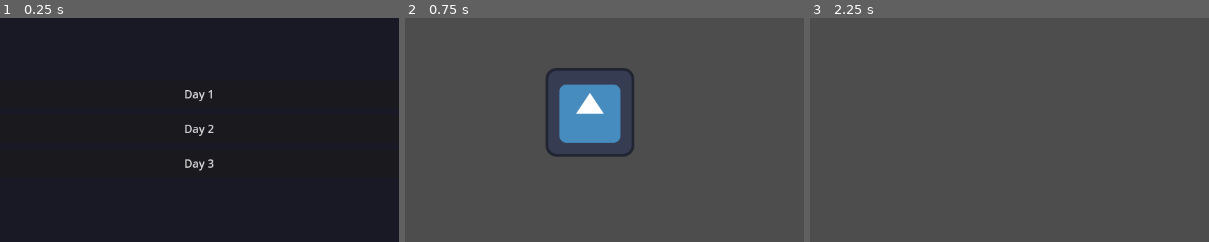
Above: before the commit, frames 1-3 (left to right).
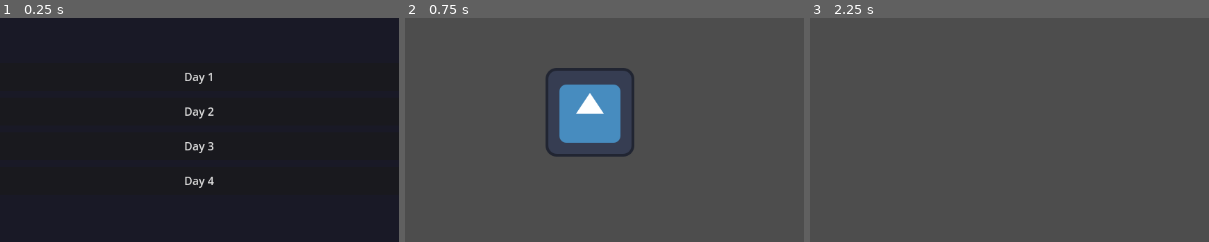
Above: after the commit, the same moments.

Repository: dzlk/adventofcode2025
Game: Godot game, scene res://scenes/main_menu.tscn
Same seed, same stepped clock (60 frames per second), same inputs: the game is played once before the commit and once after it. The engine's default icon, where the game draws it, is replaced by a stand-in: a white triangle on a blue panel in a dark square.
Inputs:
- Up to frame 1 (0.25 s): no input
- Up to frame 2 (0.75 s): click "Day 1" at 0.5 s
- Up to frame 3 (2.25 s): click "Back to Menu" at 1.25 s; click "Day 2" at 2 s
The pictures show only the part of the screen within x 25-75%, y 34-84%; the shares and areas given below are measured in that part.

The runs differ from the first frame. In frame 1, 1.0% of the frame differs, in the area x 46-54%, y 24-76%; in frame 2, nothing differs; in frame 3, nothing differs.
Error after the commit: Invalid call. Nonexistent function 'error' in base 'Nil'. (res://scripts/base_day.gd:42)

Commit message:
Add day 4. Add Logger

Diff:
--- /dev/null
+++ b/days/day04/day04.gd
@@ -0,0 +1,80 @@
+extends BaseDay
+
+var dirs = [
+	Vector2(-1, -1),
+	Vector2(0, -1),
+	Vector2(1, -1),
+	Vector2(-1, 0),
+	Vector2(1, 0),
+	Vector2(-1, 1),
+	Vector2(0, 1),
+	Vector2(1, 1),
+]
+
+func _init() -> void:
+	super()
+
+	day = 4
+	title = "Day 4: Printing Department"
+
+	file = 'input.txt'
+
+	logger.toggle_log_debug(false)
+
+func solve_part_one(input: String) -> Variant:
+	var grid = Globals.parse_grid(input_to_lines(input, false))
+
+	return solve(grid, false)
+
+func solve_part_two(input: String) -> Variant:
+	var grid = Globals.parse_grid(input_to_lines(input, false))
+
+	return solve(grid, true)
+
+func solve(grid, extract_fast: bool) -> int:
+	logger.info("running solving... (extract_fast=%s)" % extract_fast)
+
+	var w = grid[0].size();
+	var h = grid.size()
+
+	logger.log_grid(grid)
+
+	var res = 0
+
+	while true:
+		var prev_res = res
+		for y in range(grid.size()):
+			var line = grid[y]
+			for x in range(line.size()):
+				if grid[y][x] == ".":
+					continue
+
+				var v = Vector2(x, y)
+
+				var count = 0
+				for dir in dirs:
+					var nv = v + dir
+					if nv.x < 0 || nv.y < 0 || nv.x >= w || nv.y >= h:
+						continue
+					var value = get_value(grid, nv)
+
+					if value == '@':
+						count += 1
+
+				#print(v, " ", count)
+
+				if count < 4:
+					res += 1
+
+					if extract_fast:
+						grid[y][x] = '.'
+
+		if !extract_fast || prev_res == res:
+			break
+
+	logger.log_grid(grid)
+
+	return res
+
+func get_value(grid: Array, v: Vector2):
+	return grid[int(v.y)][int(v.x)]
--- /dev/null
+++ b/days/day04/day04.tscn
@@ -0,0 +1,9 @@
+[gd_scene load_steps=3 format=3 uid="uid://dicwc4apyyjuo"]
+
+[ext_resource type="Script" uid="uid://l0403k6pyhw" path="res://days/day04/day04.gd" id="1_2bs8j"]
+[ext_resource type="PackedScene" uid="uid://bh2b3axr5nbel" path="res://scenes/hud.tscn" id="2_4k8bf"]
+
+[node name="Day04" type="Node"]
+script = ExtResource("1_2bs8j")
+
+[node name="HUD" parent="." instance=ExtResource("2_4k8bf")]
--- a/scripts/base_day.gd
+++ b/scripts/base_day.gd
@@ -1,12 +1,17 @@
+class_name BaseDay
 extends Node
-class_name BaseDay
 
 @onready var HUD = $HUD
+
+var logger: Lggr
 
 var day: int = 0
 var title: String = "Unknown"
 
 var file: String
+
+func _init() -> void:
+	logger = Lggr.new()
 
 func _ready() -> void:
 	HUD.set_title(title)
@@ -17,11 +22,13 @@
 	run_solutions()
 
 func solve_part_one(input: String) -> Variant:
-	push_error("solve_part_one not implemented")
+	logger.error("solve_part_one not implemented")
+	logger.debug(input)
 	return 0
 
 func solve_part_two(input: String) -> Variant:
-	push_error("solve_part_one not implemented")
+	logger.error("solve_part_one not implemented")
+	logger.debug(input)
 	return 0
 
 func input_to_lines(input: String, allow_empty: bool = true) -> PackedStringArray:
@@ -32,23 +39,22 @@
 	var input = Globals.read_file(file_path)
 
 	if input.is_empty():
-		push_error("file not found. Place your puzzle input in: ", file_path)
+		logger.error("file not found. Place your puzzle input in: %s" % file_path)
 		return
 
-	print("\n" + "=".repeat(50))
-	print("Solving")
-	print("=".repeat(50))
+	logger.info("Solving...", )
+	logger.log_delim(logger.Level.INFO, "=", 50)
 
 	var result = solve_part_one(input)
-	print("-> Part one Result: %s" % str(result))
+	logger.clog("ℹ️Part one result: %s" % str(result), Color.AQUAMARINE)
 	update_part_one(result)
 
 	# Solve Part 2
 	result = solve_part_two(input)
-	print("-> Part 2 Result: %s" % str(result))
+	logger.clog("ℹ️Part two result: %s" % str(result), Color.AQUAMARINE)
 	update_part_two(result)
 
-	print("=".repeat(50) + "\n")
+	logger.log_delim(logger.Level.INFO, "=", 50)
 
 func update_part_one(value: Variant):
 	HUD.update_part_one(value)
--- /dev/null
+++ b/scripts/logger.gd
@@ -0,0 +1,80 @@
+class_name Lggr
+extends RefCounted
+
+enum Level {
+	INFO,
+	ERROR,
+	DEBUG,
+}
+
+const levelNames = {
+	Level.INFO: "INFO",
+	Level.ERROR: "ERROR",
+	Level.DEBUG: "DEBUG",
+}
+
+const colors = {
+	Level.INFO: Color.BEIGE,
+	Level.ERROR: Color.FIREBRICK,
+	Level.DEBUG: Color.DARK_GRAY,
+}
+
+func level_color(level: Level) -> String:
+	return colors.get(level) if colors.has(level) else colors[Level.INFO]
+
+var log_debug = true
+var colorful = true
+
+# constructor
+func _init():
+	pass
+
+func toggle_log_debug(value: bool):
+	log_debug = value
+
+func toggle_colorful(value: bool):
+	colorful = value
+
+func clog(msg: Variant, color: Color):
+	print_rich(_color_msg(msg, color))
+
+func _log(level: Level, msg: Variant, log_level: bool = true):
+	if !log_debug && level == Level.DEBUG:
+		return
+
+	msg = str(msg)
+
+	if log_level:
+		msg = "%s: %s" % [levelNames[level], msg]
+
+	if colorful:
+		var color = colors[level]
+		msg = _color_msg(msg, color)
+
+	print_rich(msg)
+
+func _color_msg(msg: Variant, color: Color):
+	return "[color=%s]%s[/color]" % [color.to_html(false), msg]
+
+func info(msg: Variant):
+	_log(Level.INFO, msg)
+
+func error(msg: Variant):
+	_log(Level.ERROR, msg)
+
+func debug(msg: String):
+	_log(Level.DEBUG, msg)
+
+func log_grid(grid: Array, level: Level = Level.DEBUG) -> void:
+	log_delim(level, '~', 5)
+
+	for y in range(grid.size()):
+		_log(level, "".join(grid[y]), false)
+
+	log_delim(level, '~', 5)
+
+func log_delim(level: Level, symbol: String = "=", length: int = 10):
+	_log(level, symbol.repeat(length), false)
+
+func ln():
+	print("\n")
Not shown, added: days/day04/day04.gd.uid
Not shown, added: days/day04/test_input.txt
Not shown, added: scripts/logger.gd.uid
